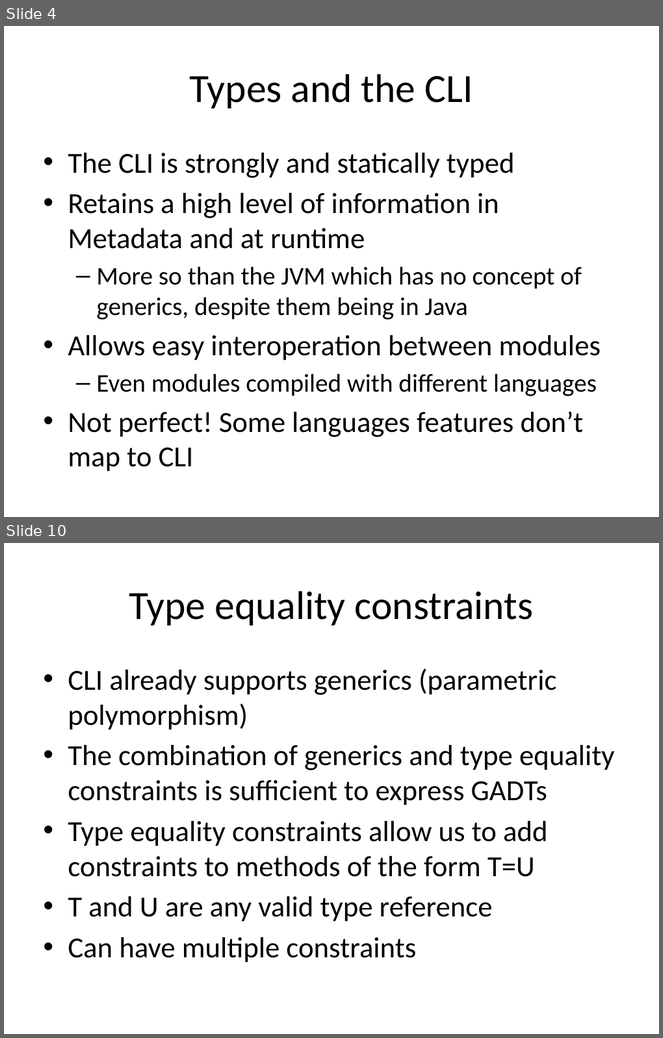
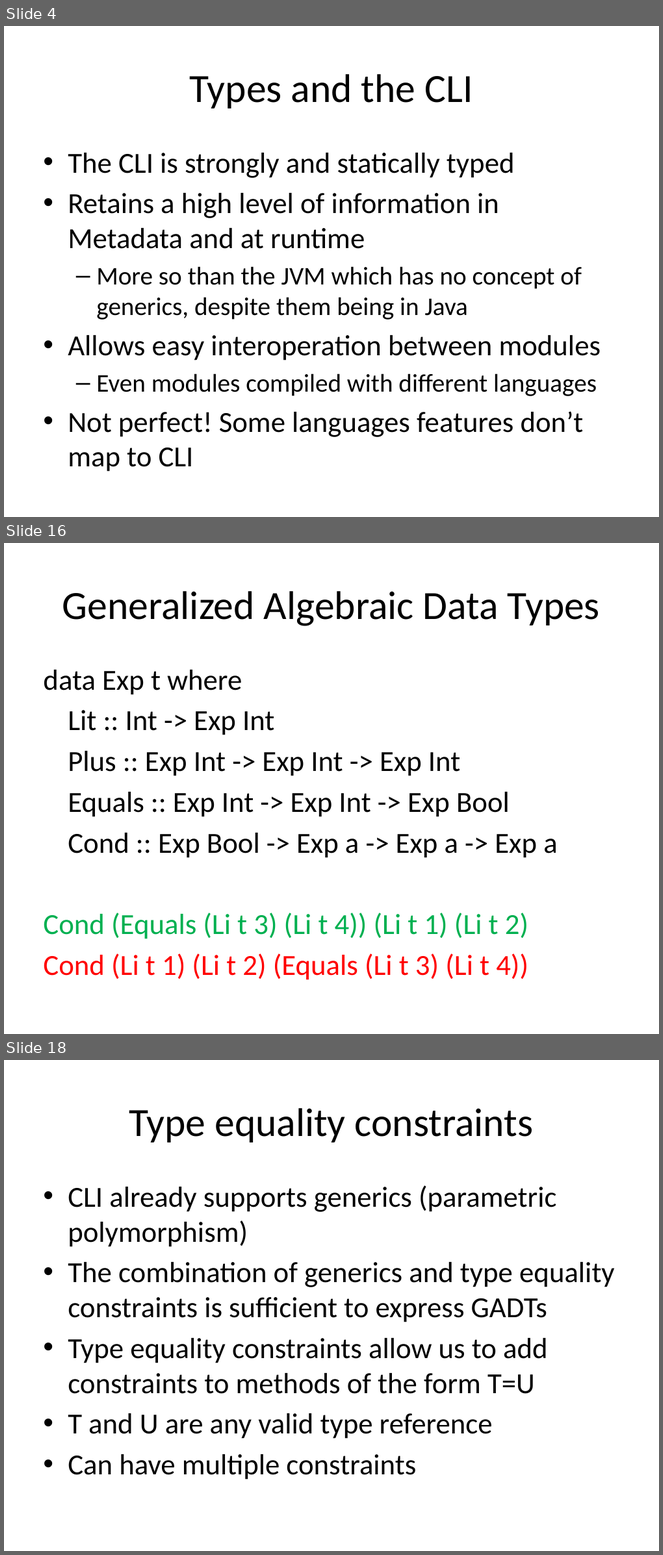
Before and after one commit to Frassle/Imperial-FYP, a slide deck: draftPresenation.pptx. Shown one above the other, each under a label of ours: slides 4 and 10 before the commit, slides 4, 16 and 18 after it; the slides between them are not shown. The pictures are 663x1038 and 663x1555 pixels, drawn with LibreOffice and Linux fonts; fonts in the diff are those of the drawing. Boxes give left, top, right and bottom in pixels: in the first picture for what was removed or moved away, otherwise in the second. Text is boxed around its words. In the diff, an @@ line names an element or a change of style, - is before the commit and + after.

```diff
--- a/draftPresenation.pptx
+++ b/draftPresenation.pptx
@@ slide 16 added at (4, 543, 659, 1034), background #FFFFFF @@
@@ title added at (62, 591, 600, 626), 44 pt, text #000000 @@
+Generalized Algebraic Data Types
@@ text added at (43, 670, 557, 980), 32 pt, text #000000 @@
+data Exp t where
+Lit :: Int -> Exp Int
+Plus :: Exp Int -> Exp Int -> Exp Int
+Equals :: Exp Int -> Exp Int -> Exp Bool
+Cond :: Exp Bool -> Exp a -> Exp a -> Exp a
+Cond (Equals (Li t 3) (Li t 4)) (Li t 1) (Li t 2)
+Cond (Li t 1) (Li t 2) (Equals (Li t 3) (Li t 4))
@@ what was slide 10 is now slide 18 @@
```
Also in this commit, not shown: 1 slide changed, 11 other slides added.
